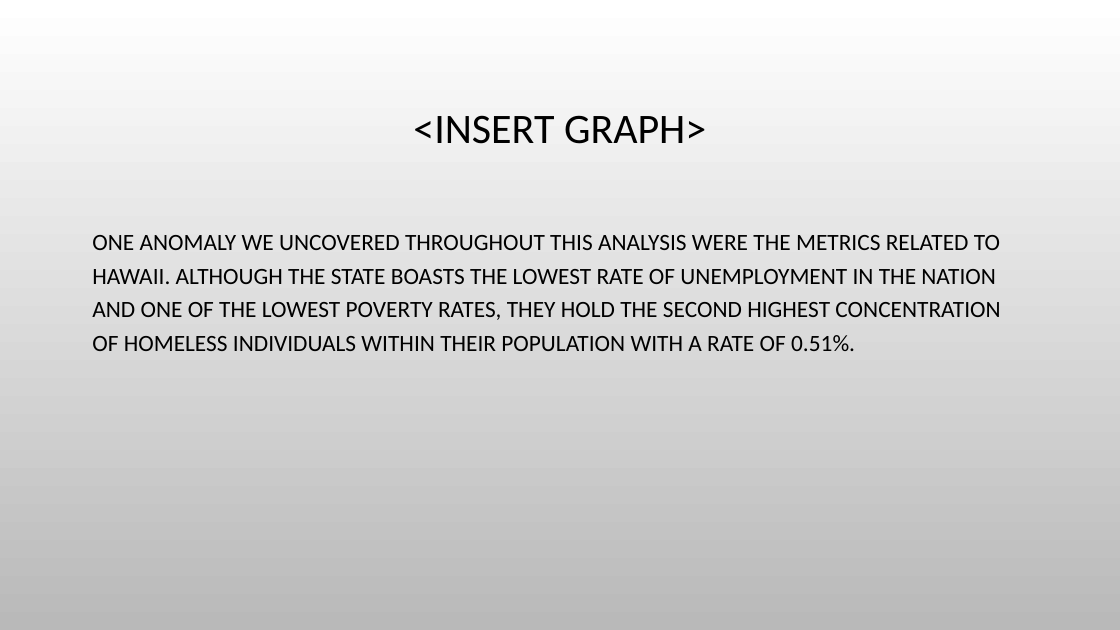
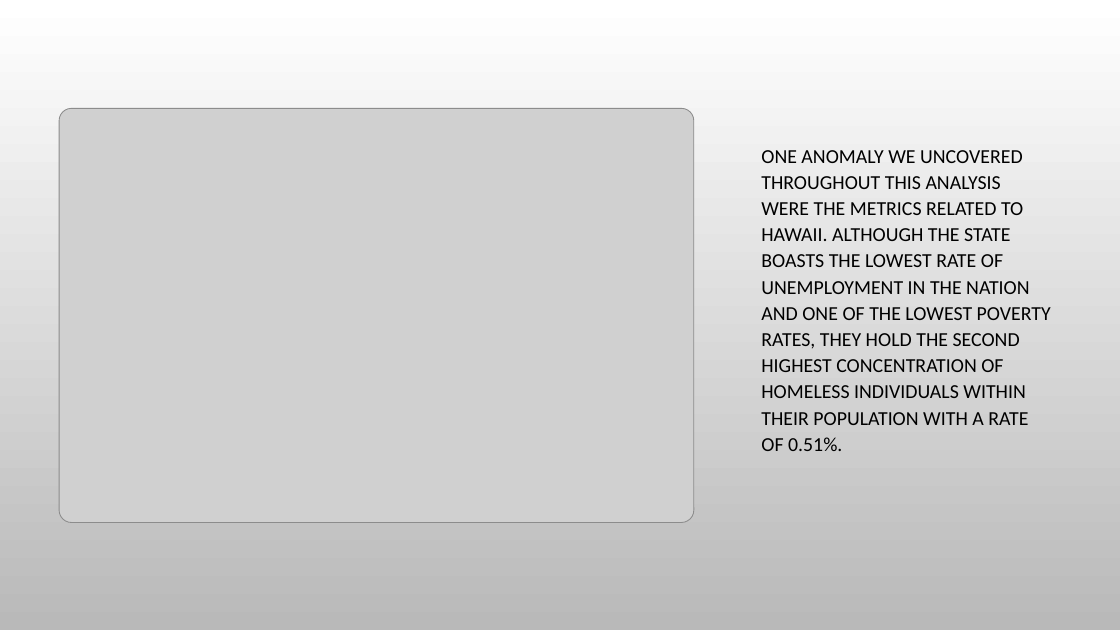
Before and after one commit to NaryTang/Project_2_Team_5, a slide deck: slide 12 of Homelessness Presentation.pptx. Drawn at 1120x630 pixels with LibreOffice and Linux fonts; fonts in the diff are those of the drawing; grey boxes stand for pictures; background and template pictures are left out. Boxes give left, top, right and bottom in pixels: in the first picture for what was removed or moved away, otherwise in the second. Text is boxed around its words. In the diff, an @@ line names an element or a change of style, - is before the commit and + after.

```diff
--- a/Homelessness Presentation.pptx
+++ b/Homelessness Presentation.pptx
@@ picture added at <box>59,108,694,523</box> @@
@@ title removed at <box>413,115,706,144</box> @@
-<INSERT GRAPH>
@@ text "ONE ANOMALY WE UNCOVERED THROUGHOUT ...": place and size @@
-text "ONE ANOMALY WE UNCOVERED THROUGHOUT ..." at <box>92,235,1000,351</box>
+text "ONE ANOMALY WE UNCOVERED THROUGHOUT ..." at <box>761,150,1051,451</box>
@@ text "ONE ANOMALY WE UNCOVERED THROUGHOUT ..." at <box>761,150,1051,451</box>: size 20 to 17 pt; line spacing 1.2 to 1.1 @@
```
Also in this commit, not shown: 3 other slides changed.
